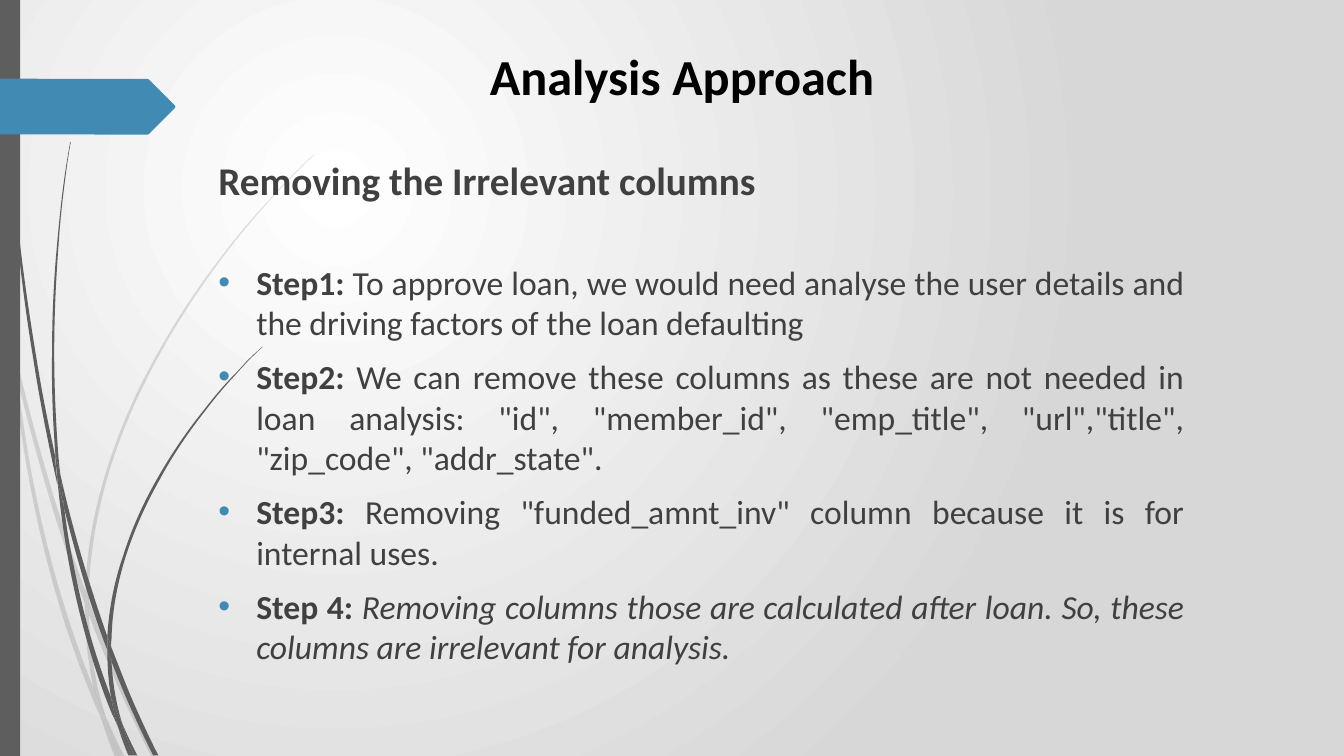
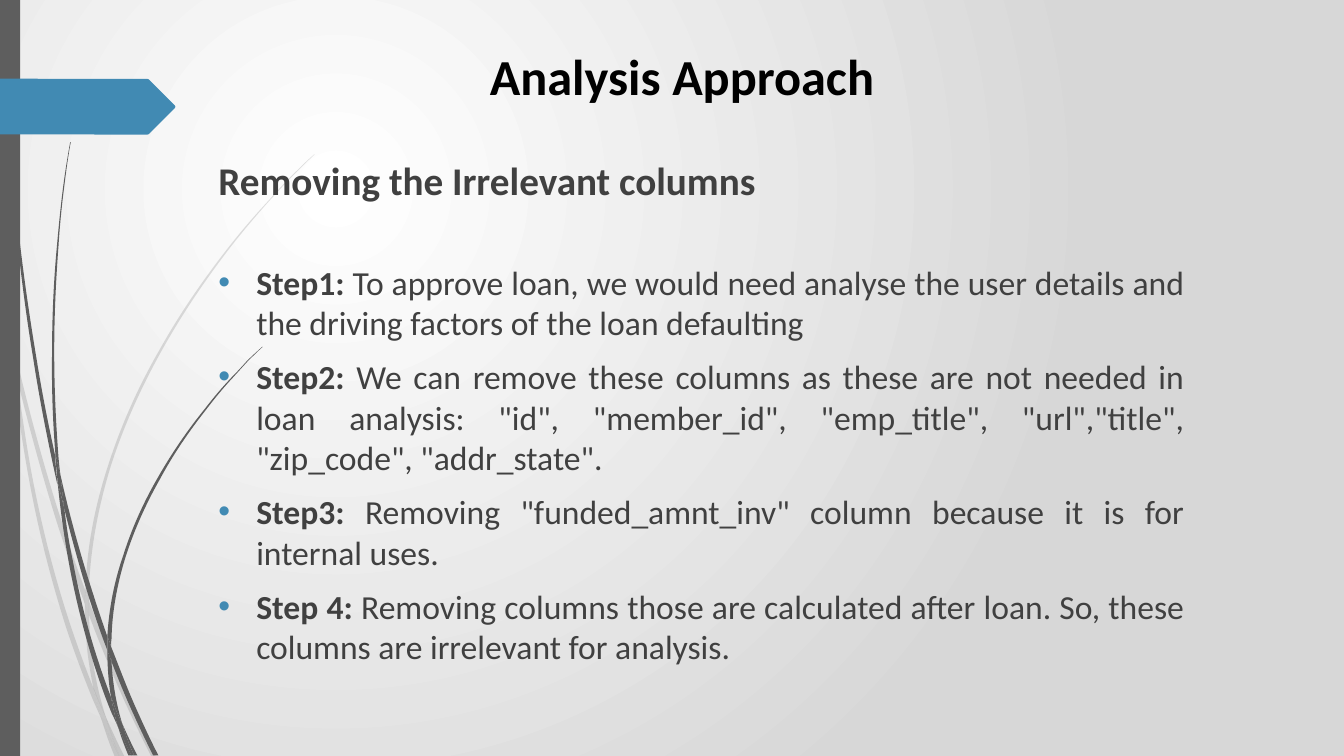
Before and after one commit to RavishankarDuMCA10/LendingClubCaseStudy, a slide deck: slide 8 of Case_Study.pptx. Drawn at 1344x756 pixels with LibreOffice and Linux fonts; fonts in the diff are those of the drawing. Boxes give left, top, right and bottom in pixels: in the first picture for what was removed or moved away, otherwise in the second. Text is boxed around its words. In the diff, an @@ line names an element or a change of style, - is before the commit and + after.

Commit message:
Added Bivariate Analysis to ppt

```diff
--- a/Case_Study.pptx
+++ b/Case_Study.pptx
@@ text at (x1=256, y1=595, x2=1183, y2=665): italic off in "Removing columns those are calculated after loan. ..." @@
```
Also in this commit, not shown: 6 other slides changed, 30 slides added.
